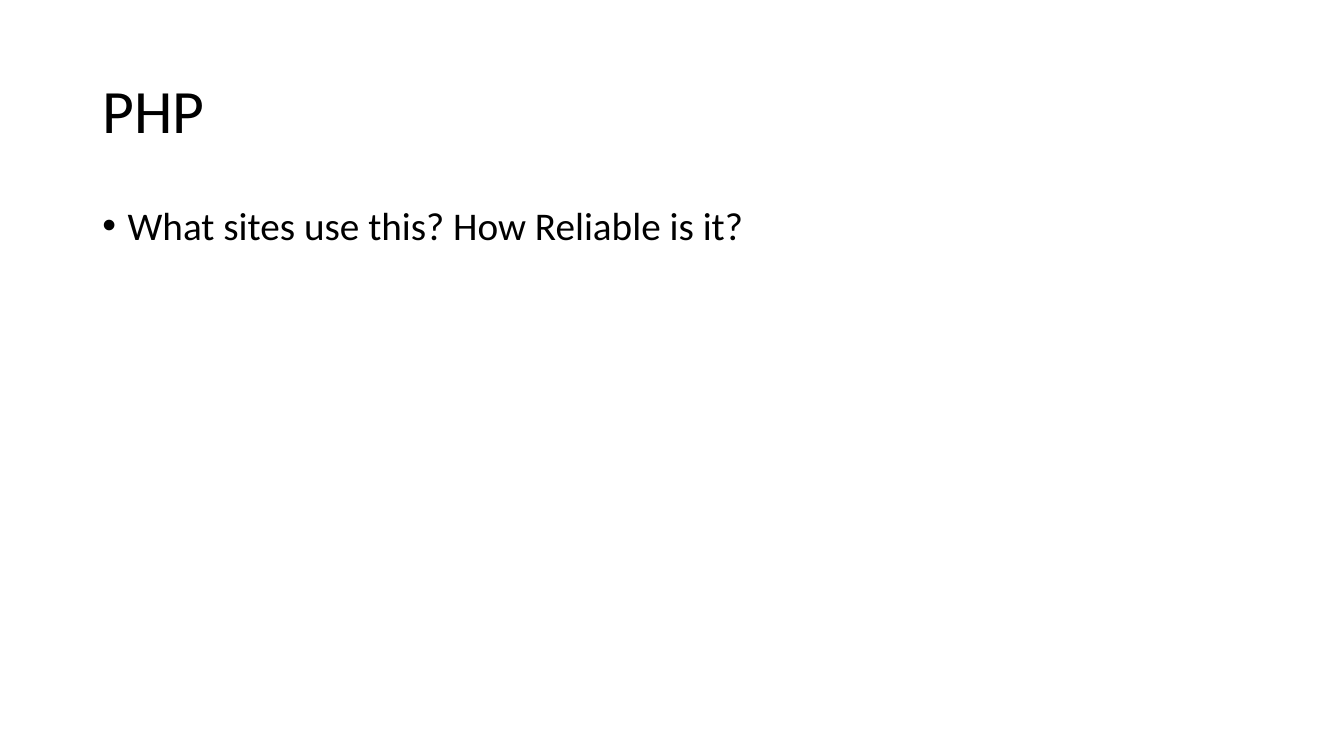
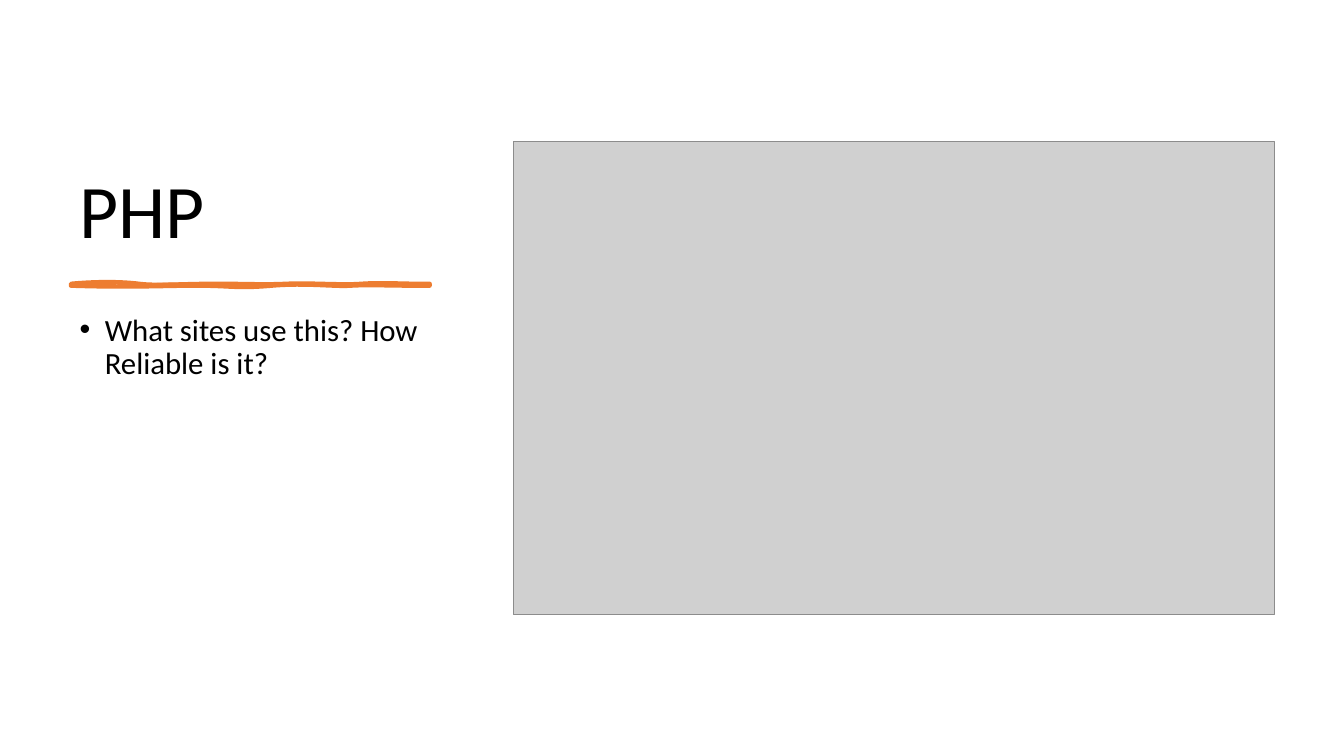
Before and after one commit to Tyler242/tyler242.github.io, a slide deck: slide 3 of server-side-languages.pptx (slide 2 before the commit). Drawn at 1344x756 pixels with LibreOffice and Linux fonts; fonts in the diff are those of the drawing; grey boxes stand for pictures. Boxes give left, top, right and bottom in pixels: in the first picture for what was removed or moved away, otherwise in the second. Text is boxed around its words. In the diff, an @@ line names an element or a change of style, - is before the commit and + after.

```diff
--- a/server-side-languages.pptx
+++ b/server-side-languages.pptx
@@ title "PHP": place and size @@
-title "PHP" at (102, 93, 204, 133)
+title "PHP" at (80, 189, 205, 238)
@@ title "PHP" at (80, 189, 205, 238): size 44 to 54 pt; vertical alignment middle to bottom @@
@@ picture added at (513, 141, 1274, 615) @@
@@ freeform shape added at (71, 283, 430, 285), fill #ED7D31, outline #ED7D31 3 pt @@
@@ text "What sites use this? How ...": place and size @@
-text "What sites use this? How ..." at (128, 212, 743, 241)
+text "What sites use this? How ..." at (105, 319, 417, 375)
@@ text "What sites use this? How ..." at (105, 319, 417, 375): size 28 to 22 pt @@
```
Also in this commit, not shown: 1 slide added, 1 slide removed, 1 other file.
